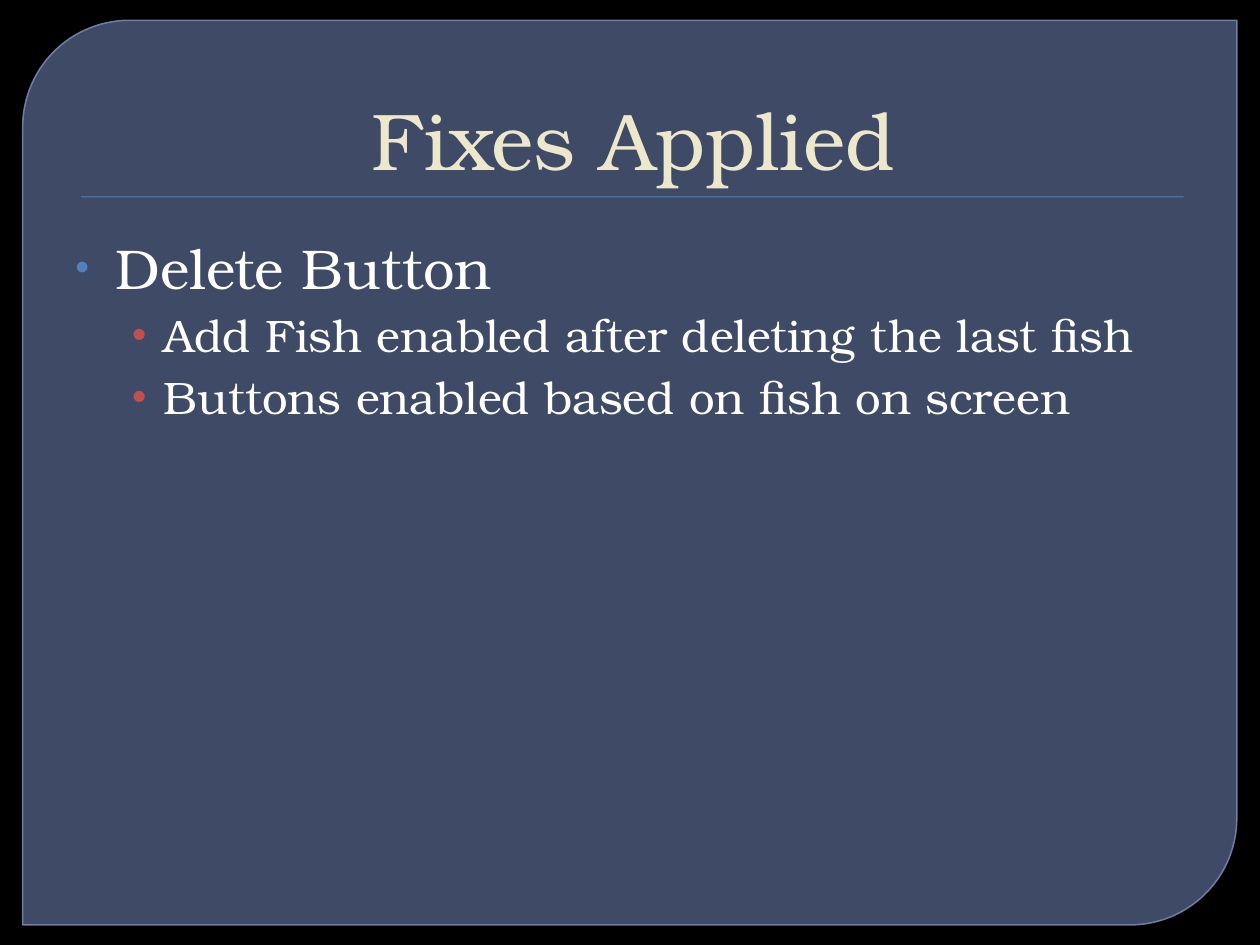
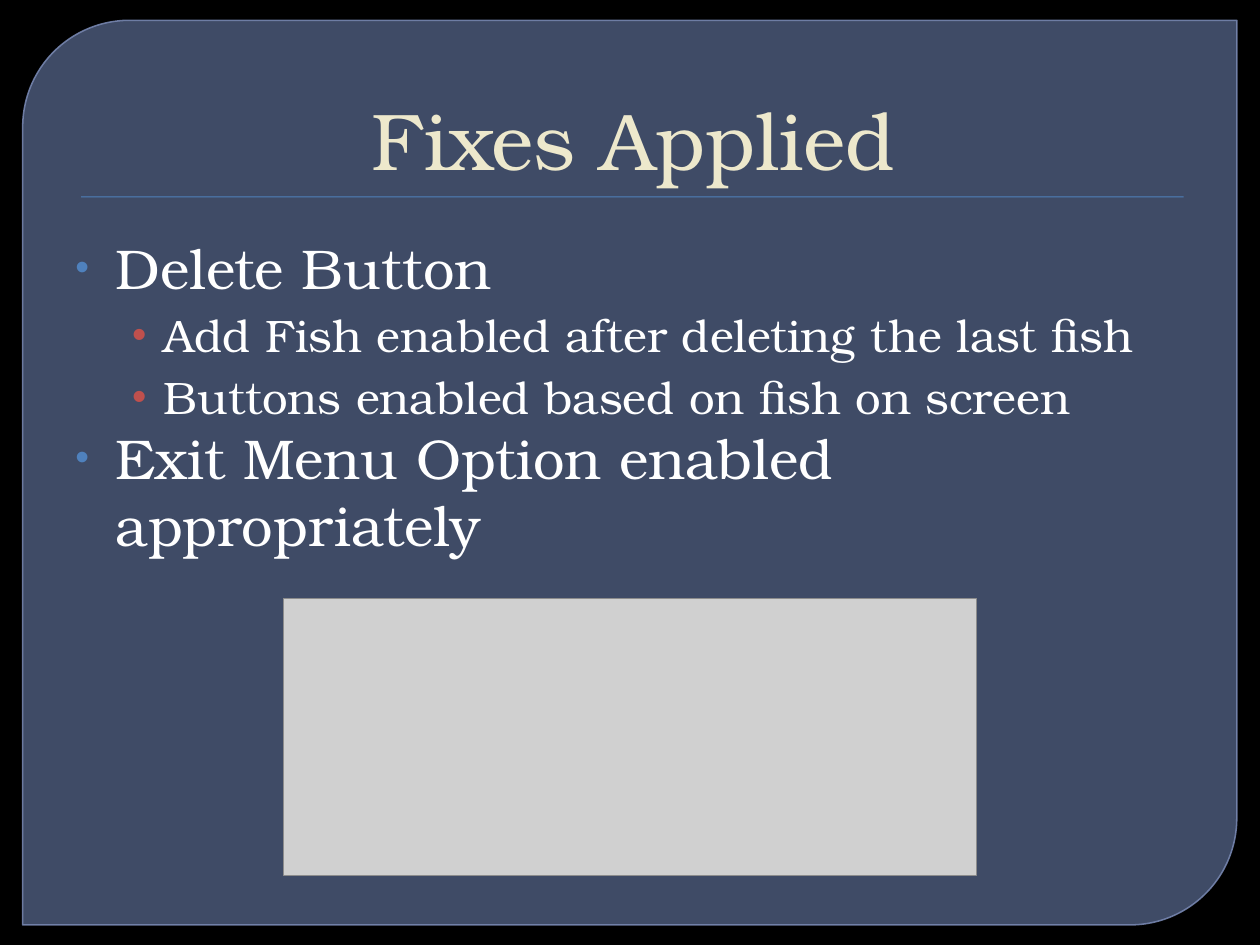
Before and after one commit to ameindygogirl/FishSeniorProject, a slide deck: slide 5 of Briefings/Briefing11.pptx (slide 3 before the commit). Drawn at 1260x945 pixels with LibreOffice and Linux fonts; fonts in the diff are those of the drawing; grey boxes stand for pictures; background and template pictures are left out. Boxes give left, top, right and bottom in pixels: in the first picture for what was removed or moved away, otherwise in the second. Text is boxed around its words. In the diff, an @@ line names an element or a change of style, - is before the commit and + after.

```diff
--- a/Briefings/Briefing11.pptx
+++ b/Briefings/Briefing11.pptx
@@ text at (x1=116, y1=439, x2=833, y2=560): paragraph added @@
+• Exit Menu Option enabled appropriately
@@ picture added at (x1=284, y1=598, x2=976, y2=876) @@
```
Also in this commit, not shown: 1 other slide changed, 2 slides added.
